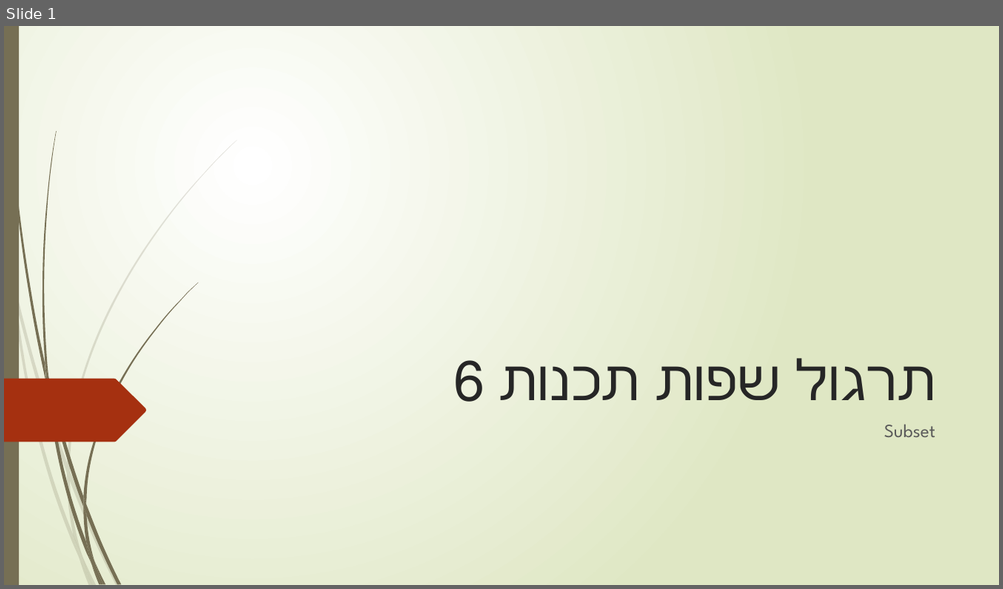
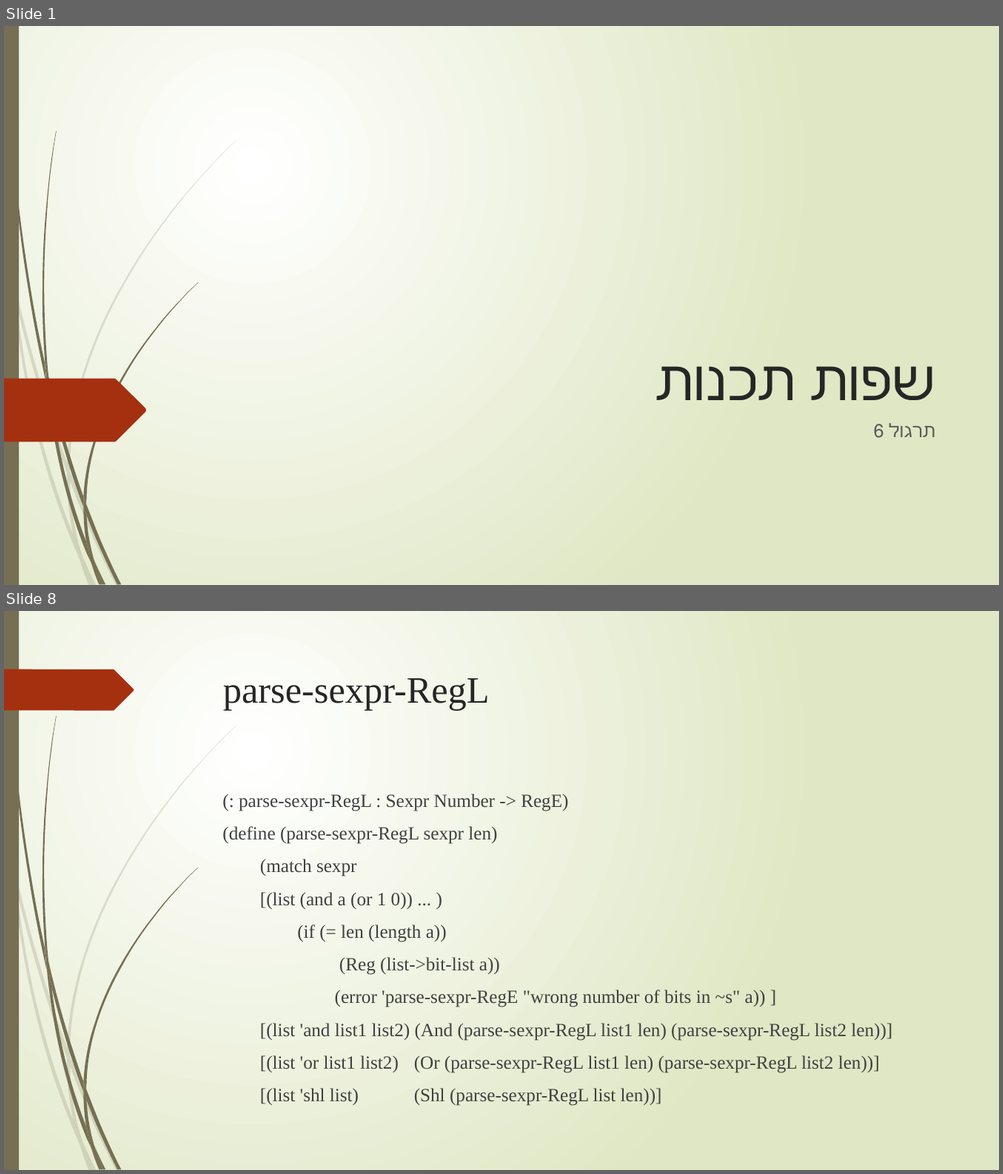
Before and after one commit to TimSorensen10/Racket-Course, a slide deck: Ppt/תרגול 6.pptx. Shown one above the other, each under a label of ours: slide 1 before the commit, slides 1 and 8 after it; the slides between them are not shown. The pictures are 1003x589 and 1003x1174 pixels, drawn with LibreOffice and Linux fonts; fonts in the diff are those of the drawing. Boxes give left, top, right and bottom in pixels: in the first picture for what was removed or moved away, otherwise in the second. Text is boxed around its words. In the diff, an @@ line names an element or a change of style, - is before the commit and + after.

```diff
--- a/Ppt/תרגול 6.pptx
+++ b/Ppt/תרגול 6.pptx
@@ slide 8 added at (4, 611, 999, 1170), background gradient #FFFFFF to #DFE8C4; not listed: 23 template elements that a slide beside it also shows @@
@@ freeform shape added at (4, 669, 134, 710), fill #A53010 @@
@@ title added at (223, 678, 489, 710), 36 pt, text #262626 @@
+parse-sexpr-RegL
@@ text added at (222, 794, 892, 1105), 18 pt, text #404040 @@
+(: parse-sexpr-RegL : Sexpr Number -> RegE)
+(define (parse-sexpr-RegL sexpr len)
+(match sexpr
+[(list (and a (or 1 0)) ... )
+(if (= len (length a))
+(Reg (list->bit-list a))
+(error 'parse-sexpr-RegE "wrong number of bits in ~s" a)) ]
+[(list 'and list1 list2) (And (parse-sexpr-RegL list1 len) (parse-sexpr-RegL list2 len))]
+[(list 'or list1 list2) (Or (parse-sexpr-RegL list1 len) (parse-sexpr-RegL list2 len))]
+[(list 'shl list) (Shl (parse-sexpr-RegL list len))]
@@ slide 1 changed as well @@
@@ title at (810, 366, 936, 400): text changed; font League Spartan to Times New Roman @@
-תרגול שפות תכנות 6
+שפות תכנות
@@ subtitle at (888, 423, 935, 437): text changed; font League Spartan to Times New Roman @@
-Subset
+תרגול 6
```
Also in this commit, not shown: 9 other slides added, 8 slides removed, 4 other files.
